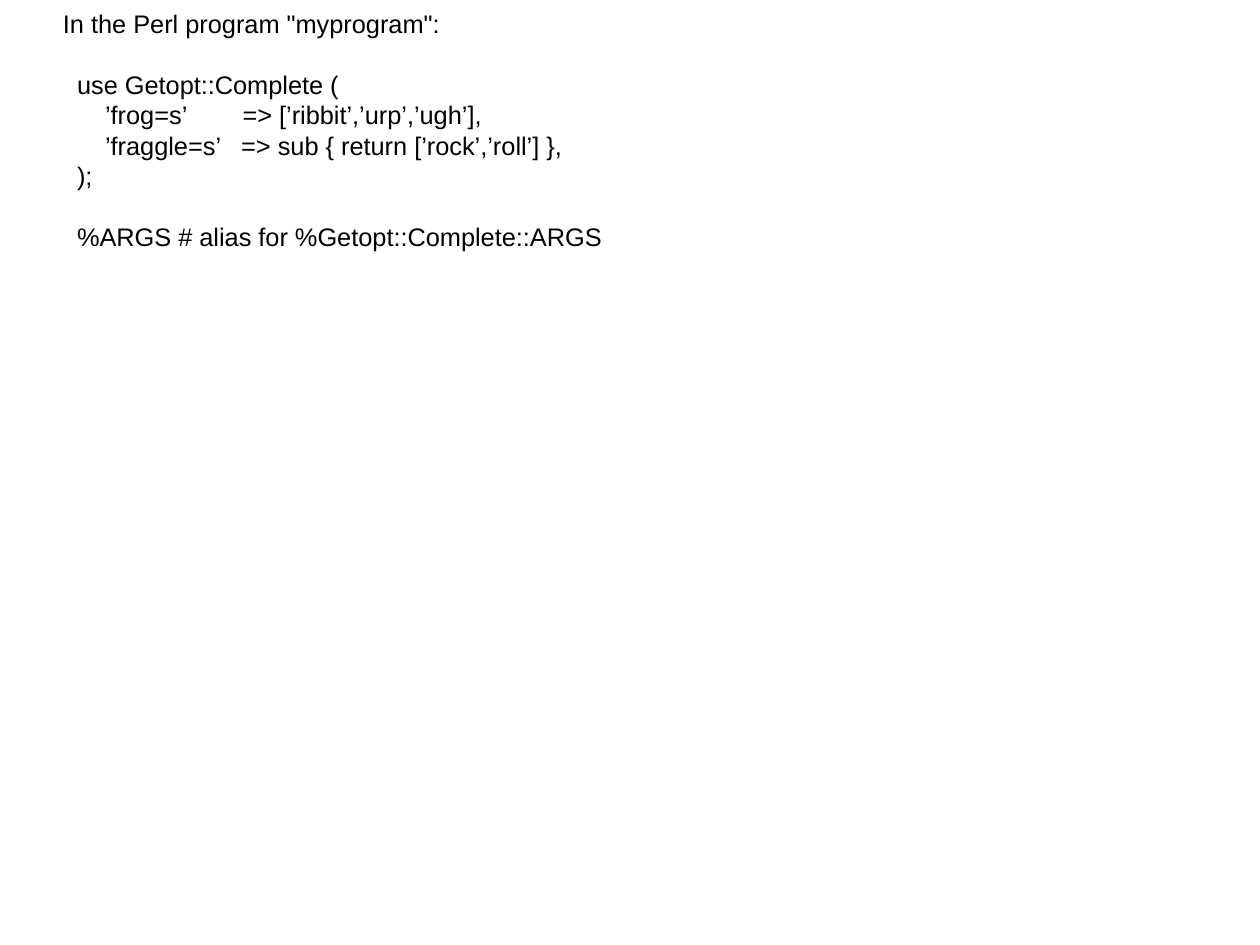
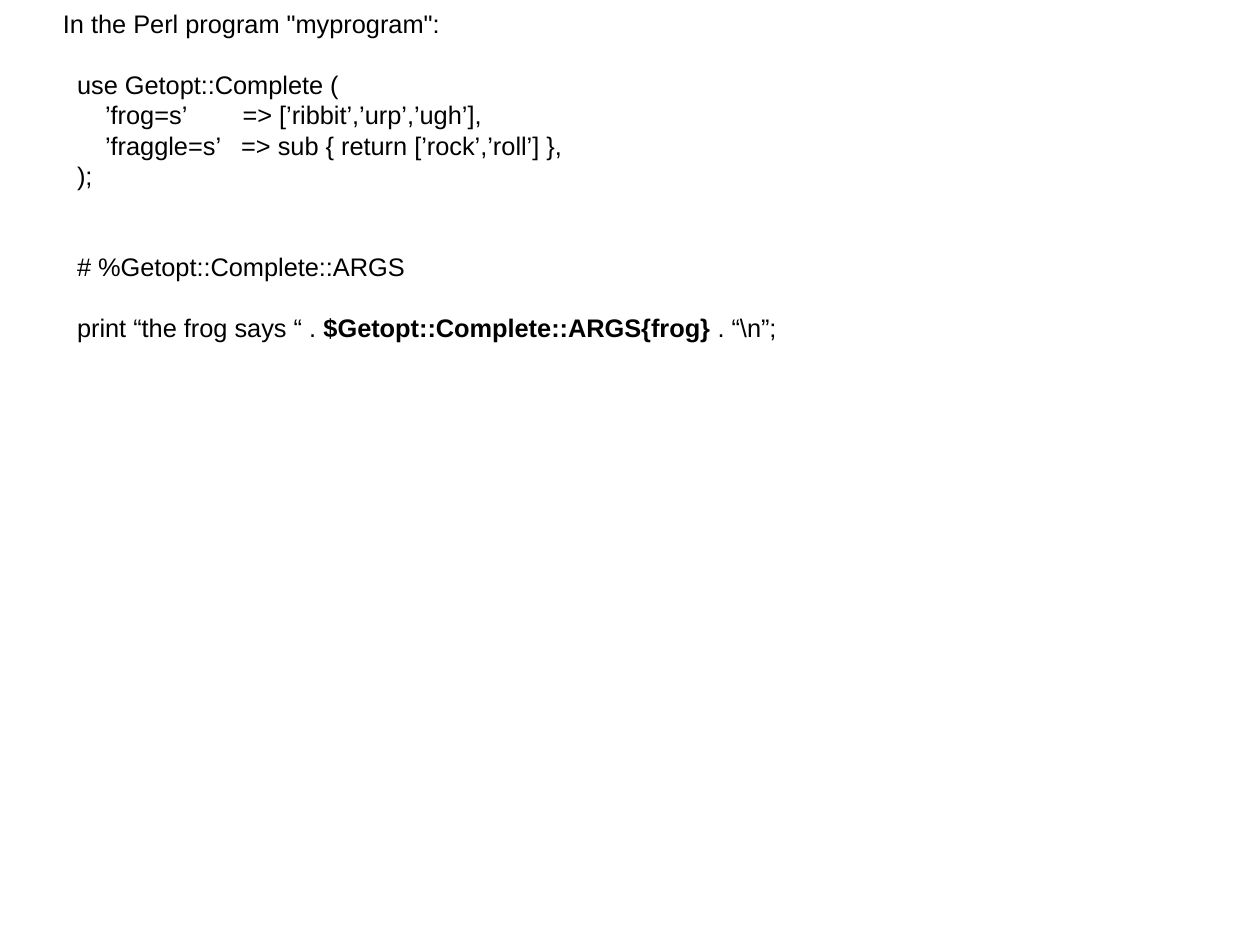
Before and after one commit to ssmith-wustl/Getopt-Complete, a slide deck: slide 29 of doc/getopt-complete.odp (slide 24 before the commit). Drawn at 1260x945 pixels with LibreOffice and Linux fonts; fonts in the diff are those of the drawing. Boxes give left, top, right and bottom in pixels: in the first picture for what was removed or moved away, otherwise in the second. Text is boxed around its words. In the diff, an @@ line names an element or a change of style, - is before the commit and + after.

```diff
--- a/doc/getopt-complete.odp
+++ b/doc/getopt-complete.odp
@@ subtitle at (x1=77, y1=257, x2=777, y2=343): text changed @@
-%ARGS # alias for %Getopt::Complete::ARGS
+# %Getopt::Complete::ARGS
+print “the frog says “ . $Getopt::Complete::ARGS{frog} . “\n”;
```
Also in this commit, not shown: 15 other slides changed, 9 slides added, 1 other file.
